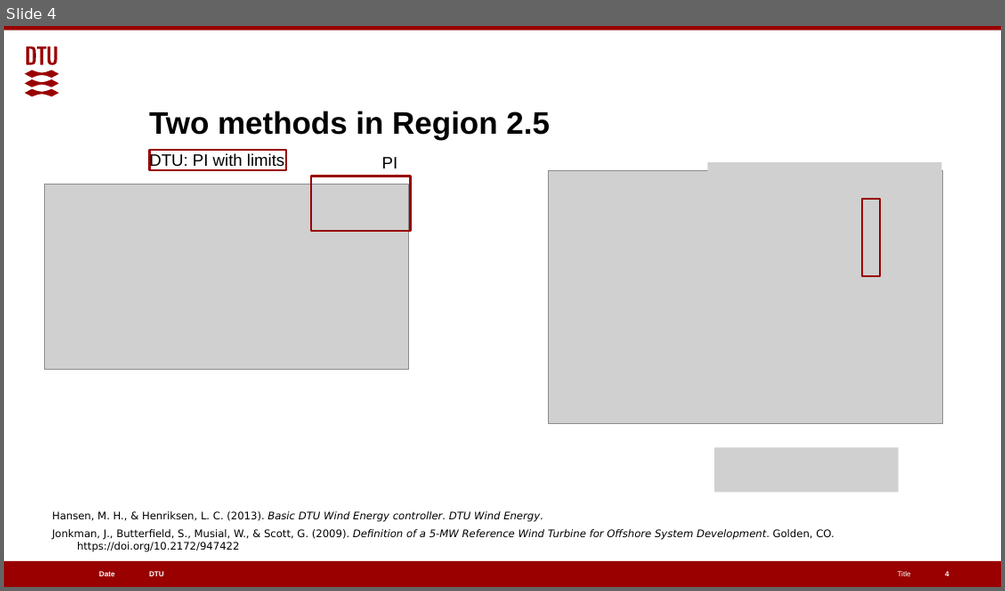
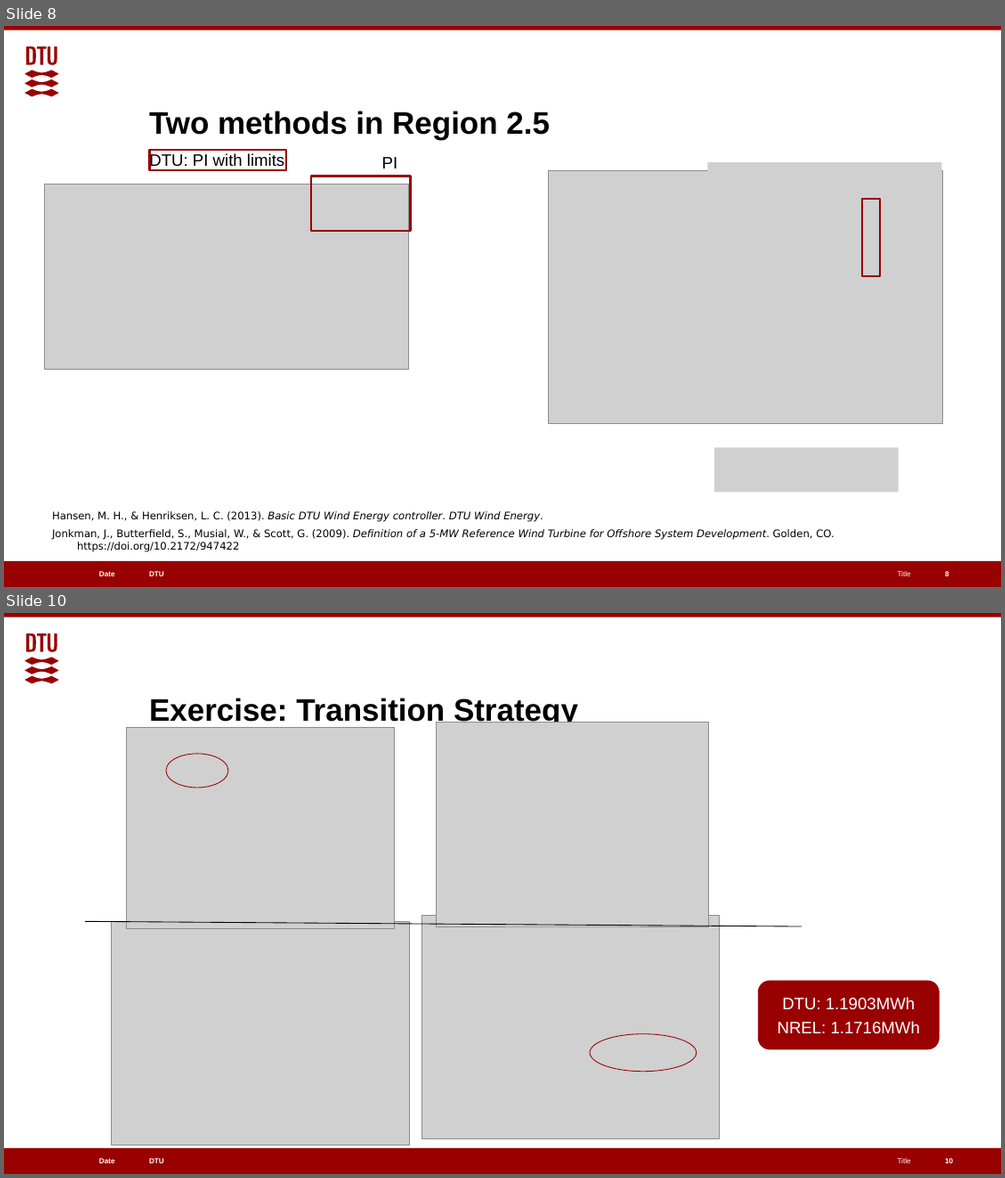
Before and after one commit to alanliowh/Control_Online_Course, a slide deck: teaching materials/Day 3/Day3_Part1.pptx. Shown one above the other, each under a label of ours: slide 4 before the commit, slides 8 and 10 after it; the slides between them are not shown. The pictures are 1005x591 and 1005x1178 pixels, drawn with LibreOffice and Linux fonts; fonts in the diff are those of the drawing; grey boxes stand for pictures. Boxes give left, top, right and bottom in pixels: in the first picture for what was removed or moved away, otherwise in the second. Text is boxed around its words. In the diff, an @@ line names an element or a change of style, - is before the commit and + after.

```diff
--- a/teaching materials/Day 3/Day3_Part1.pptx
+++ b/teaching materials/Day 3/Day3_Part1.pptx
@@ slide 10 added at (x1=4, y1=613, x2=1001, y2=1174), background #FFFFFF; not listed: 6 template elements that a slide beside it also shows @@
@@ title added at (x1=149, y1=696, x2=578, y2=727), 30 pt, text #000000, bold @@
+Exercise: Transition Strategy
@@ picture added at (x1=127, y1=728, x2=395, y2=929) @@
@@ picture added at (x1=437, y1=722, x2=708, y2=926) @@
@@ ellipse added at (x1=166, y1=754, x2=228, y2=787), outline #990000 0.75 pt @@
@@ line added from (85, 921) to (802, 926), #000000 0.75 pt @@
@@ picture added at (x1=112, y1=921, x2=410, y2=1144) @@
@@ picture added at (x1=421, y1=916, x2=720, y2=1140) @@
@@ rounded rectangle added at (x1=759, y1=981, x2=939, y2=1050), fill #990000, outline #990000 0.75 pt, 16 pt, text #FFFFFF @@
+DTU: 1.1903MWh
+NREL: 1.1716MWh
@@ ellipse added at (x1=590, y1=1034, x2=696, y2=1071), outline #990000 0.75 pt @@
@@ page number added at (x1=945, y1=1158, x2=953, y2=1163), 7 pt, text #FFFFFF, bold @@
+10
@@ what was slide 4 is now slide 8 @@
```
Also in this commit, not shown: 1 slide changed, 25 other slides added, 2 slides removed, 19 other files.
